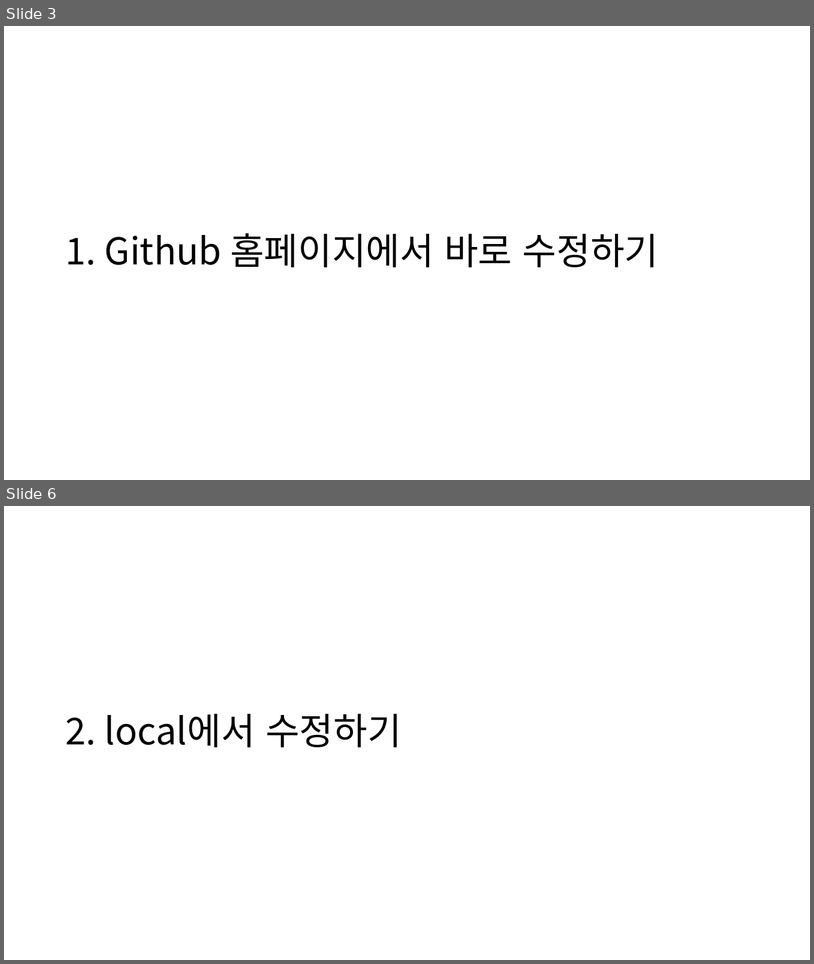
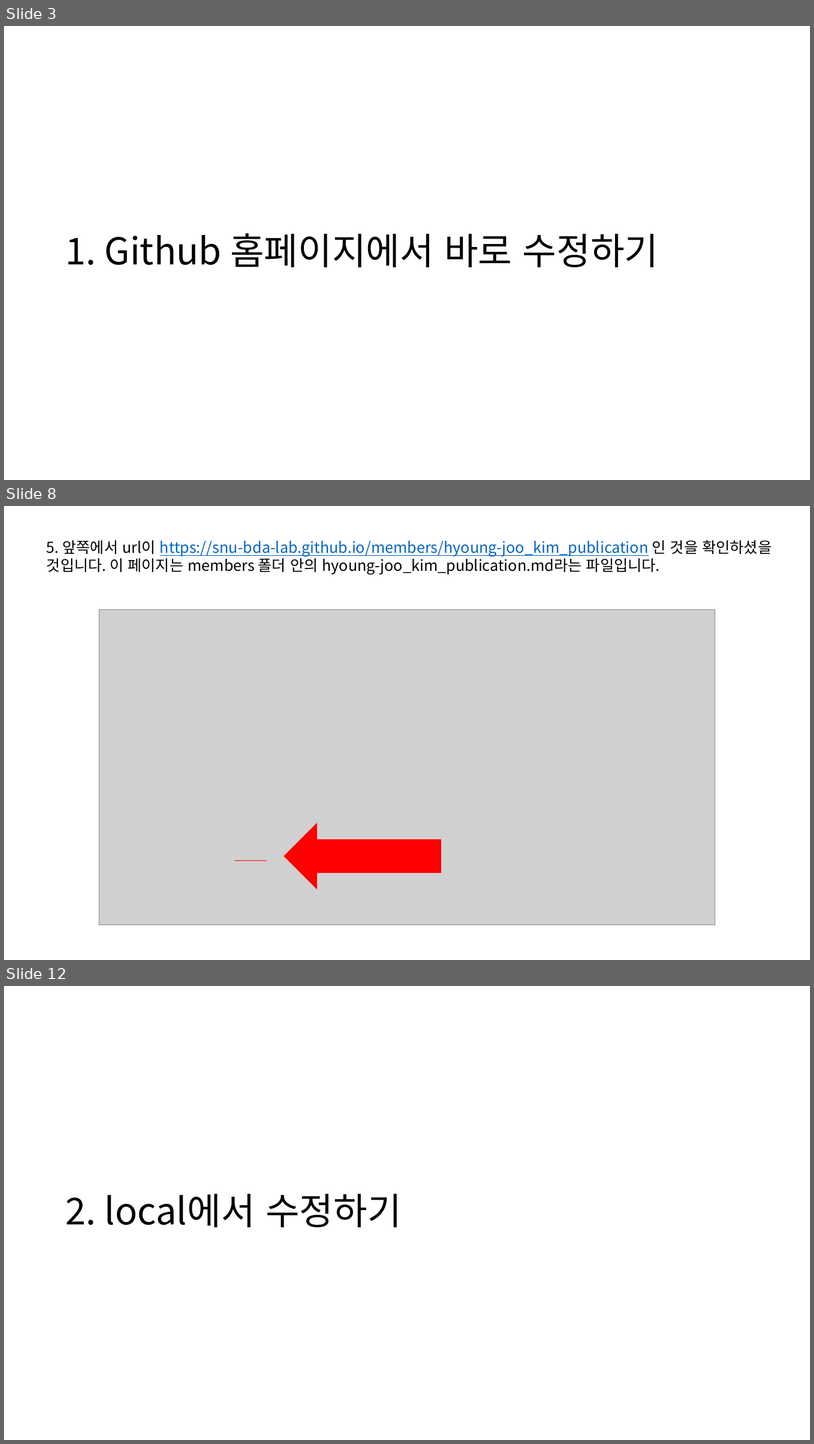
Before and after one commit to SNU-BDA-Lab/SNU-BDA-Lab.github.io, a slide deck: How_To_Use_Github_pages.pptx. Shown one above the other, each under a label of ours: slides 3 and 6 before the commit, slides 3, 8 and 12 after it; the slides between them are not shown. The pictures are 814x964 and 814x1444 pixels, drawn with LibreOffice and Linux fonts; fonts in the diff are those of the drawing; grey boxes stand for pictures. Boxes give left, top, right and bottom in pixels: in the first picture for what was removed or moved away, otherwise in the second. Text is boxed around its words. In the diff, an @@ line names an element or a change of style, - is before the commit and + after.

```diff
--- a/How_To_Use_Github_pages.pptx
+++ b/How_To_Use_Github_pages.pptx
@@ slide 8 added at [4,506,810,960], background #FFFFFF @@
@@ text added at [47,540,772,574], 18 pt, text #000000 @@
+5. 앞쪽에서 url이 https://snu-bda-lab.github.io/members/hyoung-joo_kim_publication 인 것을 확인하셨을
+것입니다. 이 페이지는 members 폴더 안의 hyoung-joo_kim_publication.md라는 파일입니다.
@@ picture added at [99,610,716,925] @@
@@ left arrow added at [284,822,441,889], fill #FF0000 @@
@@ line added from (234, 861) to (267, 861), #FF0000 0.5 pt @@
@@ what was slide 6 is now slide 12 @@
```
Also in this commit, not shown: 2 slides changed, 6 other slides added, 1 slide removed, 1 other file.
